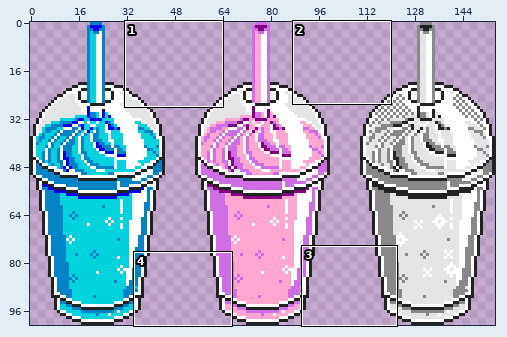
Edited in one commit: sprite sheet (templates/Sectors/PixelTraa/cb_milkshakes.png). Above, an overview of the earlier version with the close-up marked.
Close-up. First the earlier version:
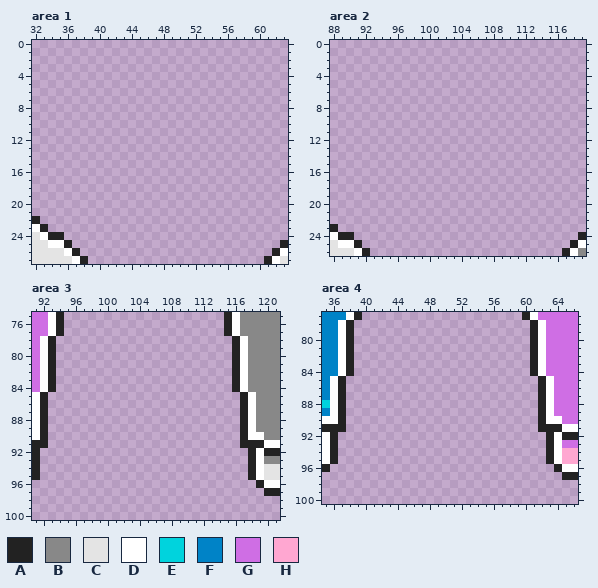
The file is 155x101 pixels. Shown: area 1: x 32..63, y 0..27; area 2: x 88..119, y 0..26; area 3: x 91..121, y 75..100; area 4: x 35..66, y 77..100.
Palette (. is transparent): A #222222  B #888888  C #e4e4e4  D #ffffff  E #00d3dd  F #0083c7  G #cf6ee4  H #ffa7d1
Pixels before, area 1, first column x 32:
22 A...............................
23 DA..............................
24 CDAA............................
25 CCDDA..........................A
26 CCCCDA........................AD
27 CCCCCDA......................ADC
Pixels before, area 2, first column x 88:
23 A...............................
24 DAA............................A
25 CDDA..........................AD
26 CCCDA........................ADB
Pixels before, area 3, first column x 91:
75 GGDA....................ADBBBBB
76 GGDA....................ADBBBBB
77 GGDA....................ADBBBBB
78 GDA......................ADBBBB
79 GDA......................ADBBBB
80 GDA......................ADBBBB
81 GDA......................ADBBBB
82 GDA......................ADBBBB
83 GDA......................ADBBBB
84 GDA......................ADBBBB
85 DA........................ADBBB
86 DA........................ADBBB
87 DA........................ADBBB
88 DA........................ADBBB
89 DA........................ADBBB
90 DA........................ADDBB
91 AA........................AAADD
92 A..........................ADAA
93 A..........................ADBB
94 A..........................ADCC
95 A..........................ADCC
96 ............................ADD
97 .............................AA
Pixels before, area 4, first column x 35:
77 FFFDA....................ADGGGGG
78 FFDA......................ADGGGG
79 FFDA......................ADGGGG
80 FFDA......................ADGGGG
81 FFDA......................ADGGGG
82 FFDA......................ADGGGG
83 FFDA......................ADGGGG
84 FFDA......................ADGGGG
85 FDA........................ADGGG
86 FDA........................ADGGG
87 FDA........................ADGGG
88 EDA........................ADGGG
89 FDA........................ADGGG
90 DDA........................ADDGG
91 AAA........................AAADD
92 DA..........................ADAA
93 DA..........................ADGG
94 DA..........................ADHH
95 DA..........................ADHH
96 A............................ADD
97 ..............................AA
Once edited:
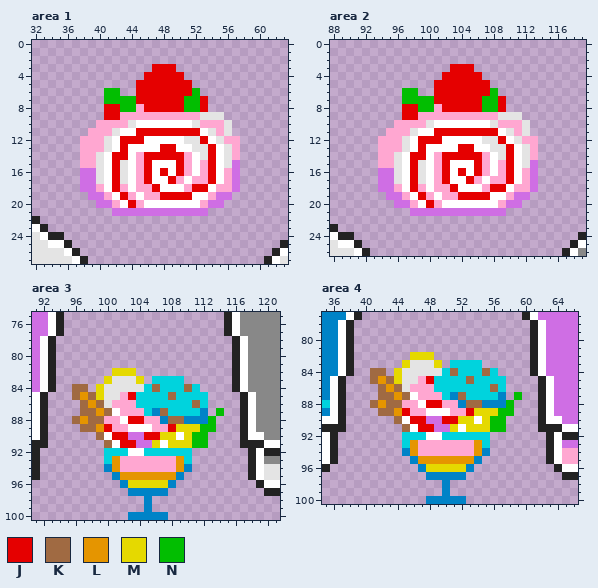
Colours new in this view: J #e50000  K #a06a42  L #e59500  M #e5d900  N #02be01
Commit message: milkshakes with cake and ice cream
What changed:
Changed rows in their new state; - is an unchanged pixel.
Area 1:
first column x 38:
 3 ---------JJJ--------
 4 --------JJJJJ-------
 5 -------JJJJJJJ------
 6 ---NN--JJJJJJJN-----
 7 ---NNNNJJJJJJNNJ----
 8 ---JJNNHJJJJJNNJ----
 9 ---JJHHHHHHHHHHCCC--
10 --HHHHCDDDDDDDCHHHC-
11 -HHHCDDJJJJJJJJDCHC-
12 HHHCDJJJDDDDDCCJDCHH
13 HHHCDJDDDDJJDDCCJDCH
14 HHCDJJDHJJJJJHDCJDCH
15 HHCDJCDHJDDDJHDHJDCG
16 GGCDJCDHJDJDJHDHJDHG
17 GGCDJCDHJDDJHDHHJDHG
18 GGHDJHDHHJDDDHJJDHHG
19 -GGHDJHDHHJJJJDDHGG-
20 --GGHDJHDDDDDDDHGG--
21 ----GGGGGGGGGGGG----
Area 2:
first column x 94:
 3 ---------JJJ--------
 4 --------JJJJJ-------
 5 -------JJJJJJJ------
 6 ---NN--JJJJJJJN-----
 7 ---NNNNJJJJJJNNJ----
 8 ---JJNNHJJJJJNNJ----
 9 ---JJHHHHHHHHHHCCC--
10 --HHHHCDDDDDDDCHHHC-
11 -HHHCDDJJJJJJJJDCHC-
12 HHHCDJJJDDDDDCCJDCHH
13 HHHCDJDDDDJJDDCCJDCH
14 HHCDJJDHJJJJJHDCJDCH
15 HHCDJCDHJDDDJHDHJDCG
16 GGCDJCDHJDJDJHDHJDHG
17 GGCDJCDHJDDJHDHHJDHG
18 GGHDJHDHHJDDDHJJDHHG
19 -GGHDJHDHHJJJJDDHGG-
20 --GGHDJHDDDDDDDHGG--
21 ----GGGGGGGGGGGG----
Area 3:
first column x 96:
 82 -----MMM-----------
 83 ----MCCCM-EEEE-----
 84 KK-MCCCCCEKEEEKE---
 85 KLKMCCHJEEEEKEEEE--
 86 -KLKCHHHEEEEEEEKE--
 87 -KKLKDHHHEFKEEEEF-N
 88 KLKKHHDJJHHFKKFFFN-
 89 -KKLJHHDDDHHJMMMNN-
 90 ---KDJJGGJJMMDMNN--
 91 ----KDJJGGMDMMMNN--
 92 ----EEEDDEEEEEE----
 93 ----ELHHHHHHHLE----
 94 ----FLHHHHHHHLF----
 95 -----FLLLLLLLF-----
 96 ------FMMMMMF------
 97 -------FFFFF-------
 98 ---------F---------
 99 ---------F---------
100 -------FFFFF-------
Area 4:
first column x 41:
 82 -----MMM-----------
 83 ----MCCCM-EEEE-----
 84 KK-MCCCCCEKEEEKE---
 85 KLKMCCHJEEEEKEEEE--
 86 -KLKCHHHEEEEEEEKE--
 87 -KKLKDHHHEFKEEEEF-N
 88 KLKKHHDJJHHFKKFFFN-
 89 -KKLJHHDDDHHJMMMNN-
 90 ---KDJJGGJJMMDMNN--
 91 ----KDJJGGMDMMMNN--
 92 ----EEEDDEEEEEE----
 93 ----ELHHHHHHHLE----
 94 ----FLHHHHHHHLF----
 95 -----FLLLLLLLF-----
 96 ------FMMMMMF------
 97 -------FFFFF-------
 98 ---------F---------
 99 ---------F---------
100 -------FFFFF-------
